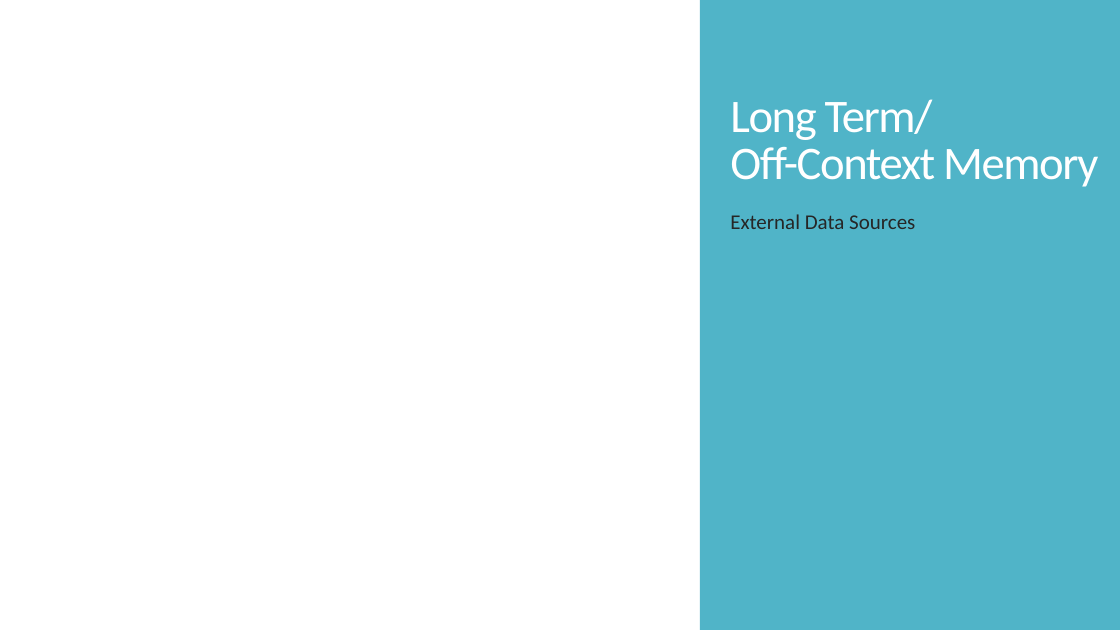
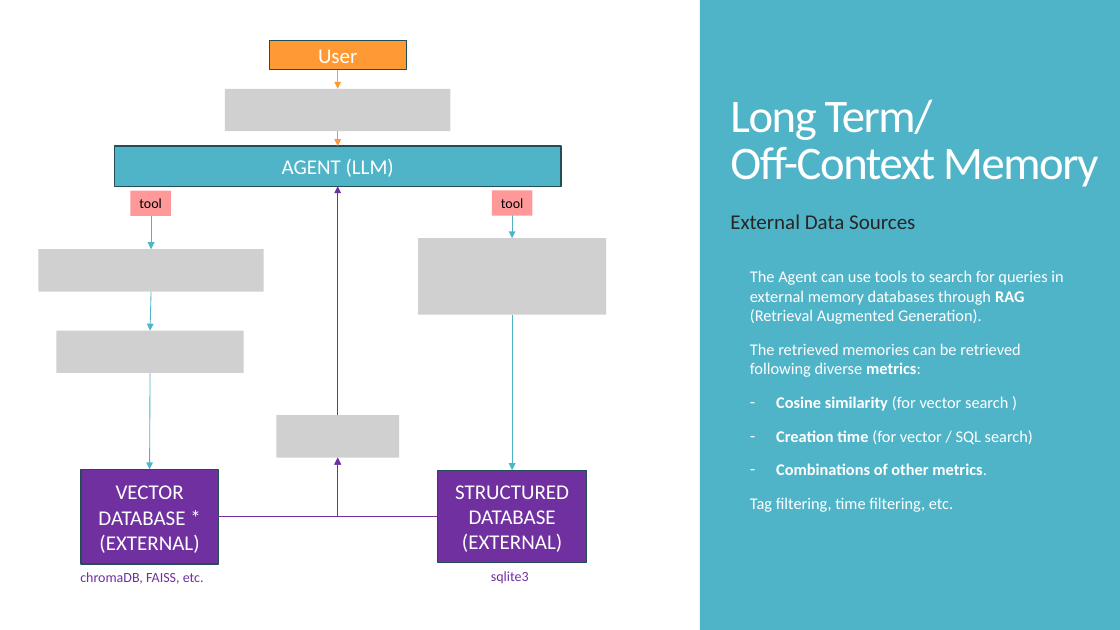
Before and after one commit to iriacardiel/playAgent, a slide deck: slide 8 of media/Agent Memory.pptx. Drawn at 1120x630 pixels with LibreOffice and Linux fonts; fonts in the diff are those of the drawing; grey boxes stand for pictures. Boxes give left, top, right and bottom in pixels: in the first picture for what was removed or moved away, otherwise in the second. Text is boxed around its words. In the diff, an @@ line names an element or a change of style, - is before the commit and + after.

```diff
--- a/media/Agent Memory.pptx
+++ b/media/Agent Memory.pptx
@@ rectangle added at (269, 40, 406, 70), fill #FF9933, outline #234F58 1 pt, 18 pt, text #FFFFFF @@
+User
@@ picture added at (225, 89, 450, 131) @@
@@ arrow added from (338, 70) to (338, 89), #FF9933 0.75 pt @@
@@ rectangle added at (114, 146, 561, 187), fill #50B4C8, outline #234F58 1 pt, 18 pt, text #FFFFFF @@
+AGENT (LLM)
@@ arrow added from (338, 131) to (338, 146), #FF9933 0.75 pt @@
@@ rectangle added at (130, 191, 171, 216), fill #FF9999, 12 pt, text #000000 @@
+tool
@@ arrow added from (338, 415) to (338, 187), #7030A0 0.75 pt @@
@@ rectangle added at (492, 191, 533, 216), fill #FF9999, 12 pt, text #000000 @@
+tool
@@ arrow added from (151, 216) to (151, 250), #50B4C8 0.75 pt @@
@@ picture added at (418, 239, 607, 315) @@
@@ arrow added from (513, 213) to (513, 239), #50B4C8 0.75 pt @@
@@ picture added at (39, 250, 264, 292) @@
@@ arrow added from (151, 292) to (150, 331), #50B4C8 0.75 pt @@
@@ text added at (750, 270, 1063, 512), 14 pt, text #FFFFFF @@
+The Agent can use tools to search for queries in external memory databases through RAG (Retrieval Augmented Generation).
+The retrieved memories can be retrieved following diverse metrics:
+– Cosine similarity (for vector search )
+– Creation time (for vector / SQL search)
+– Combinations of other metrics.
+Tag filtering, time filtering, etc.
@@ arrow added from (513, 314) to (513, 471), #50B4C8 0.75 pt @@
@@ picture added at (56, 331, 244, 373) @@
@@ arrow added from (150, 373) to (150, 470), #50B4C8 0.75 pt @@
@@ picture added at (276, 415, 399, 457) @@
@@ rectangle added at (81, 470, 218, 565), fill #7030A0, outline #234F58 1 pt, 18 pt, text #FFFFFF @@
+VECTOR
+DATABASE * (EXTERNAL)
@@ elbow arrow added from (218, 517) to (338, 458), #7030A0 0.75 pt @@
@@ elbow arrow added from (438, 517) to (338, 458), #7030A0 0.75 pt @@
@@ rectangle added at (438, 471, 587, 563), fill #7030A0, outline #234F58 1 pt, 18 pt, text #FFFFFF @@
+STRUCTURED
+DATABASE (EXTERNAL)
@@ text added at (80, 572, 204, 584), 12 pt, text #7030A0 @@
+chromaDB, FAISS, etc.
@@ text added at (491, 571, 529, 583), 12 pt, text #7030A0 @@
+sqlite3
```
Also in this commit, not shown: 2 slides added, 3 other files.
